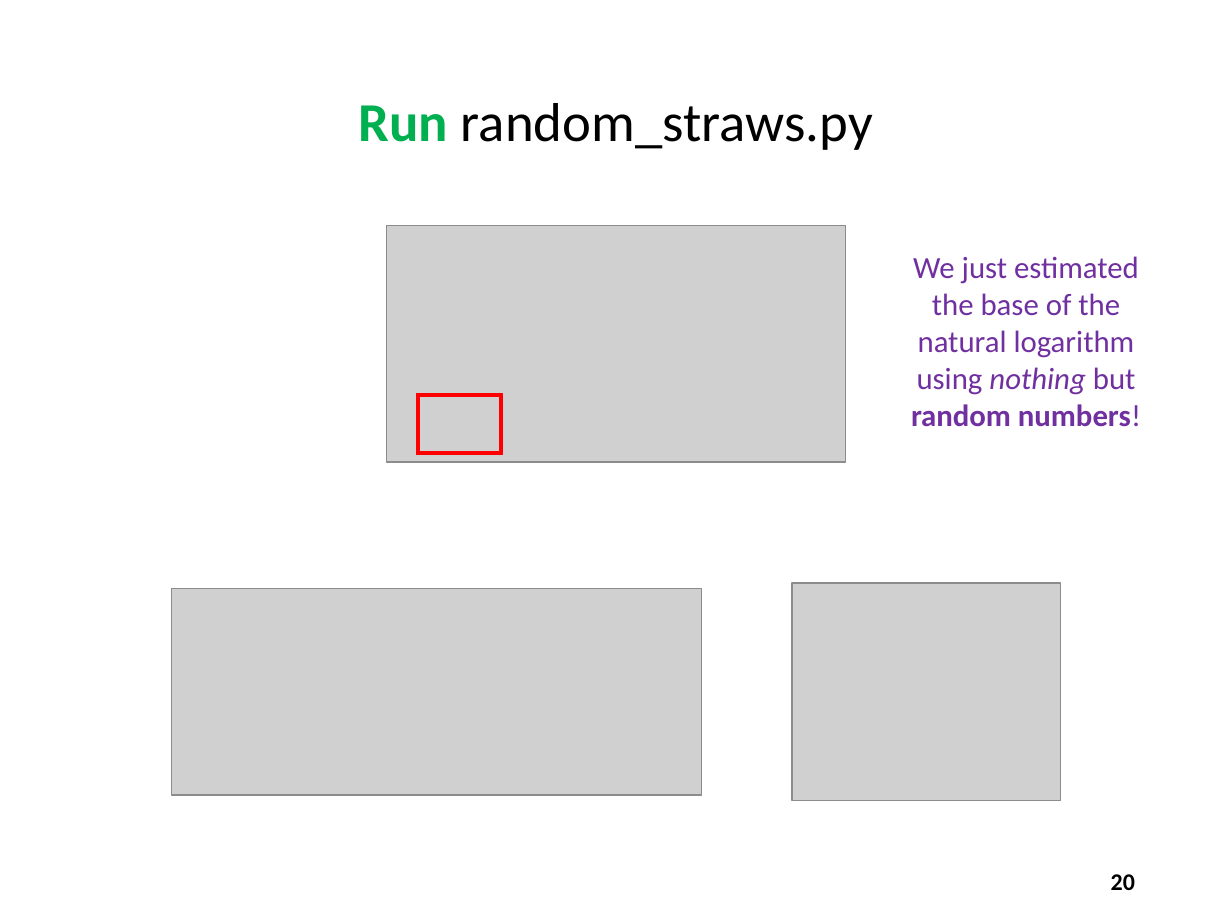
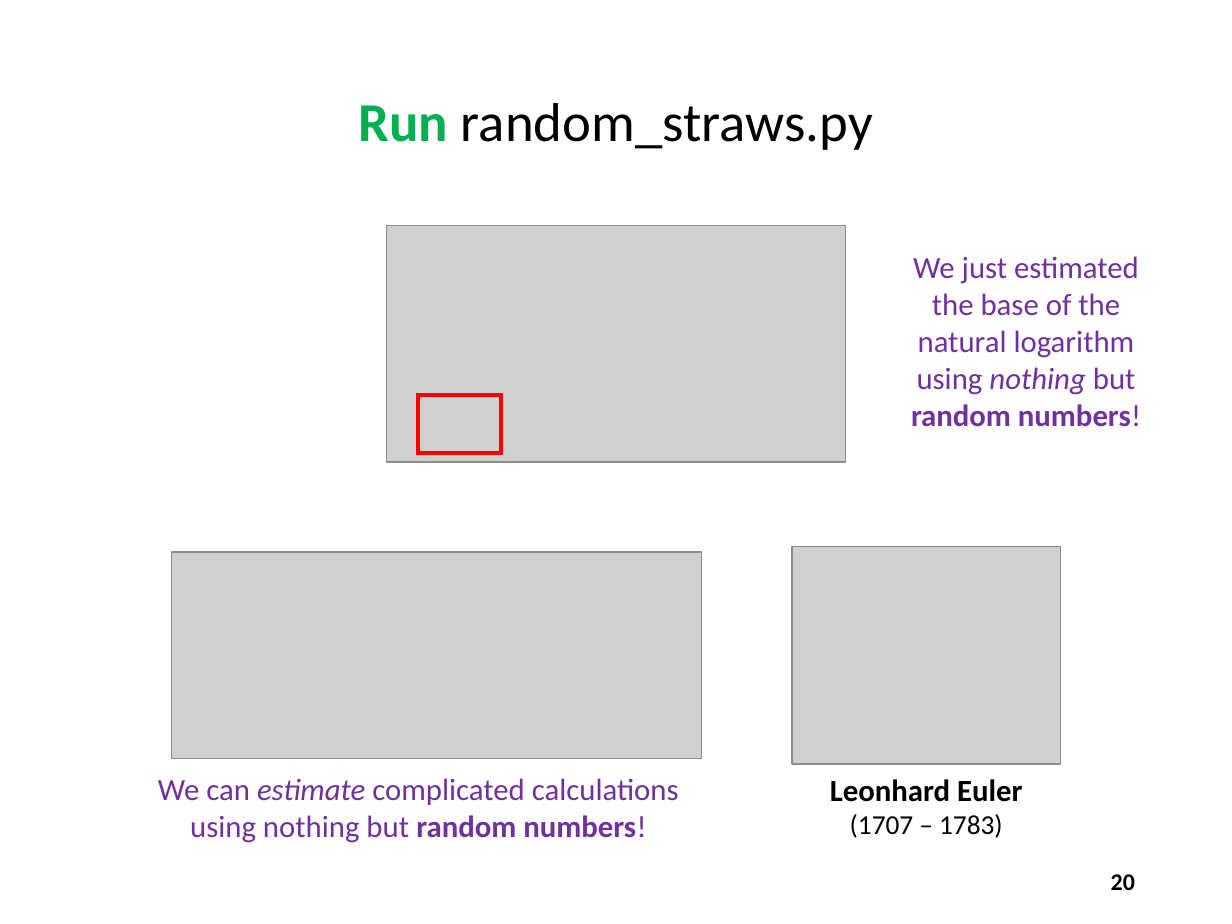
Before and after one commit to dbiersach/scicomp101, a slide deck: slide 20 of Session 04 - Functions and Logic/Session 04 - Functions and Logic.pptx. Drawn at 1232x924 pixels with LibreOffice and Linux fonts; fonts in the diff are those of the drawing; grey boxes stand for pictures. Boxes give left, top, right and bottom in pixels: in the first picture for what was removed or moved away, otherwise in the second. Text is boxed around its words. In the diff, an @@ line names an element or a change of style, - is before the commit and + after.

```diff
--- a/Session 04 - Functions and Logic/Session 04 - Functions and Logic.pptx
+++ b/Session 04 - Functions and Logic/Session 04 - Functions and Logic.pptx
@@ picture: place and size @@
-picture at box(171, 589, 701, 796)
+picture at box(171, 552, 701, 759)
@@ picture: place and size @@
-picture at box(792, 583, 1061, 800)
+picture at box(792, 547, 1061, 764)
@@ text added at box(158, 778, 679, 843), 18 pt, text #7030A0 @@
+We can estimate complicated calculations using nothing but random numbers!
@@ text added at box(830, 779, 1022, 838), 18 pt, text #000000, bold @@
+Leonhard Euler
+(1707 – 1783)
```
Also in this commit, not shown: 10 other slides changed, 1 slide added, 2 slides removed, 3 other files.
